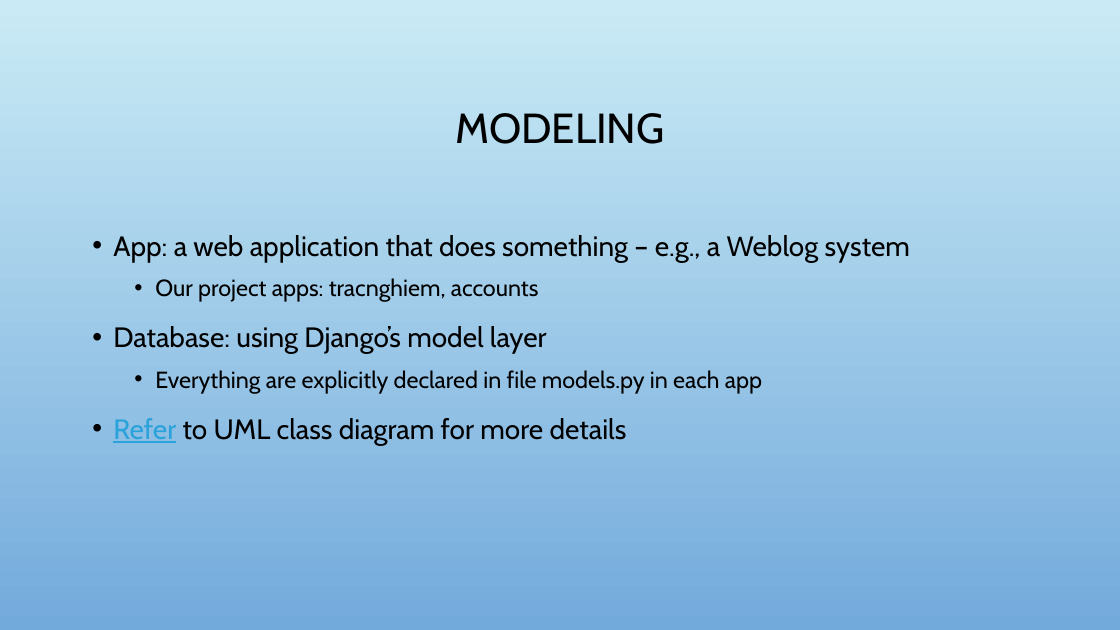
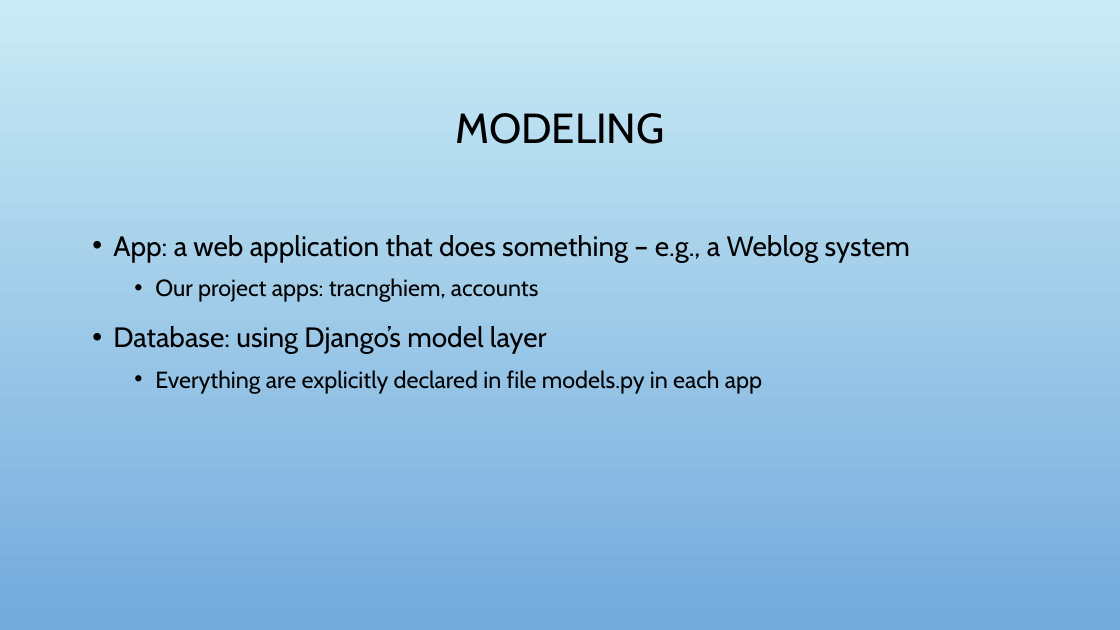
Before and after one commit to nhunght57/EnglishStudy_Web, a slide deck: slide 35 of report/Project Report.pptx (slide 16 before the commit). Drawn at 1120x630 pixels with LibreOffice and Linux fonts; fonts in the diff are those of the drawing; background and template pictures are left out. Boxes give left, top, right and bottom in pixels: in the first picture for what was removed or moved away, otherwise in the second. Text is boxed around its words. In the diff, an @@ line names an element or a change of style, - is before the commit and + after.

```diff
--- a/report/Project Report.pptx
+++ b/report/Project Report.pptx
@@ text at (113,418,627,445): paragraph removed @@
-• Refer to UML class diagram for more details
```
Also in this commit, not shown: 5 other slides changed, 22 slides added, 2 slides removed.
